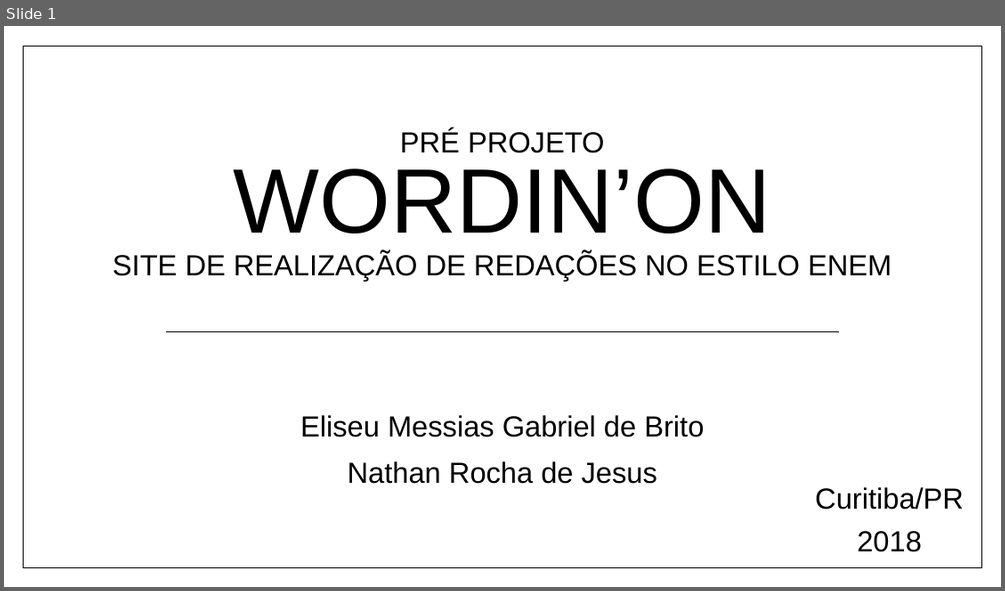
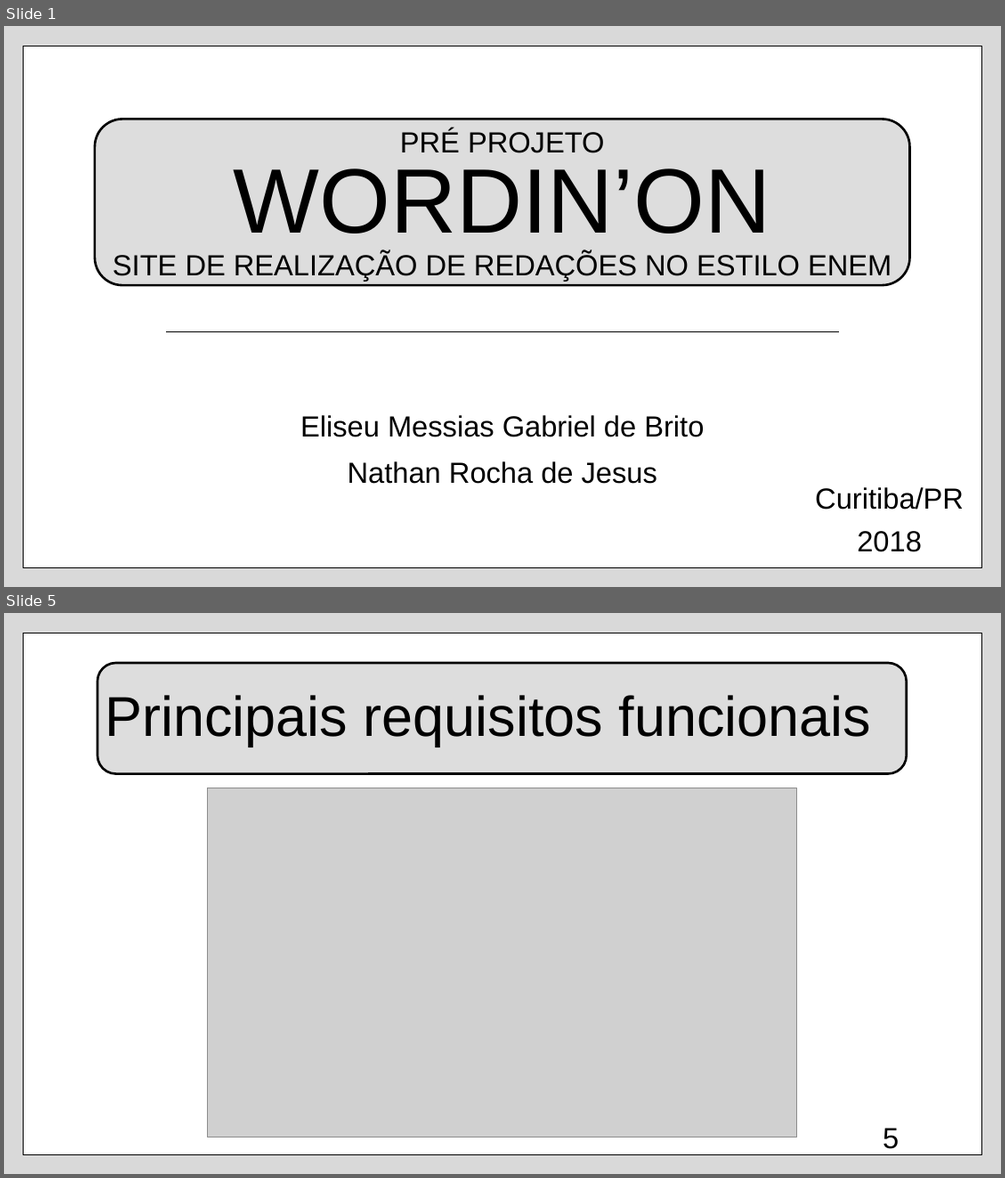
Before and after one commit to n4th4nrjesus/WordinOn, a slide deck: Apresentação Wordin'On.pptx. Shown one above the other, each under a label of ours: slide 1 before the commit, slides 1 and 5 after it; the slides between them are not shown. The pictures are 1005x591 and 1005x1178 pixels, drawn with LibreOffice and Linux fonts; fonts in the diff are those of the drawing; grey boxes stand for pictures. Boxes give left, top, right and bottom in pixels: in the first picture for what was removed or moved away, otherwise in the second. Text is boxed around its words. In the diff, an @@ line names an element or a change of style, - is before the commit and + after.

```diff
--- a/Apresentação Wordin'On.pptx
+++ b/Apresentação Wordin'On.pptx
@@ slide 5 added at bbox=[4, 613, 1001, 1174], background #DADADA; not listed: 1 template element that a slide beside it also shows @@
@@ rounded rectangle added at bbox=[97, 663, 906, 774], fill #DDDDDD, outline #000000 2.25 pt @@
@@ title added at bbox=[105, 695, 872, 747], 54 pt, text #000000 @@
+Principais requisitos funcionais
@@ picture added at bbox=[208, 788, 796, 1136] @@
@@ page number added at bbox=[882, 1127, 898, 1149], 28 pt, text #000000 @@
+5
@@ slide 1 changed as well @@
@@ background #FFFFFF to #DADADA @@
@@ rounded rectangle added at bbox=[95, 119, 909, 285], fill #DDDDDD, outline #000000 2.25 pt @@
```
Also in this commit, not shown: 1 other slide changed, 5 other slides added.
